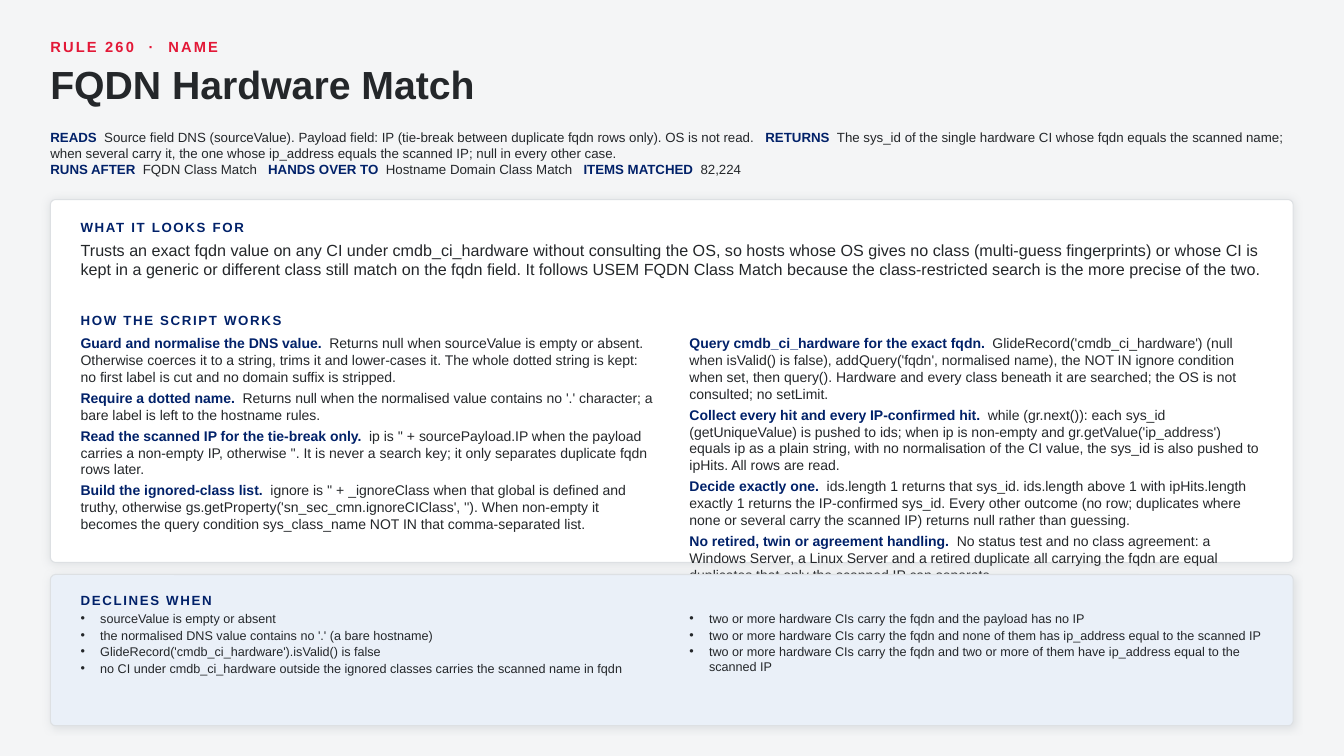
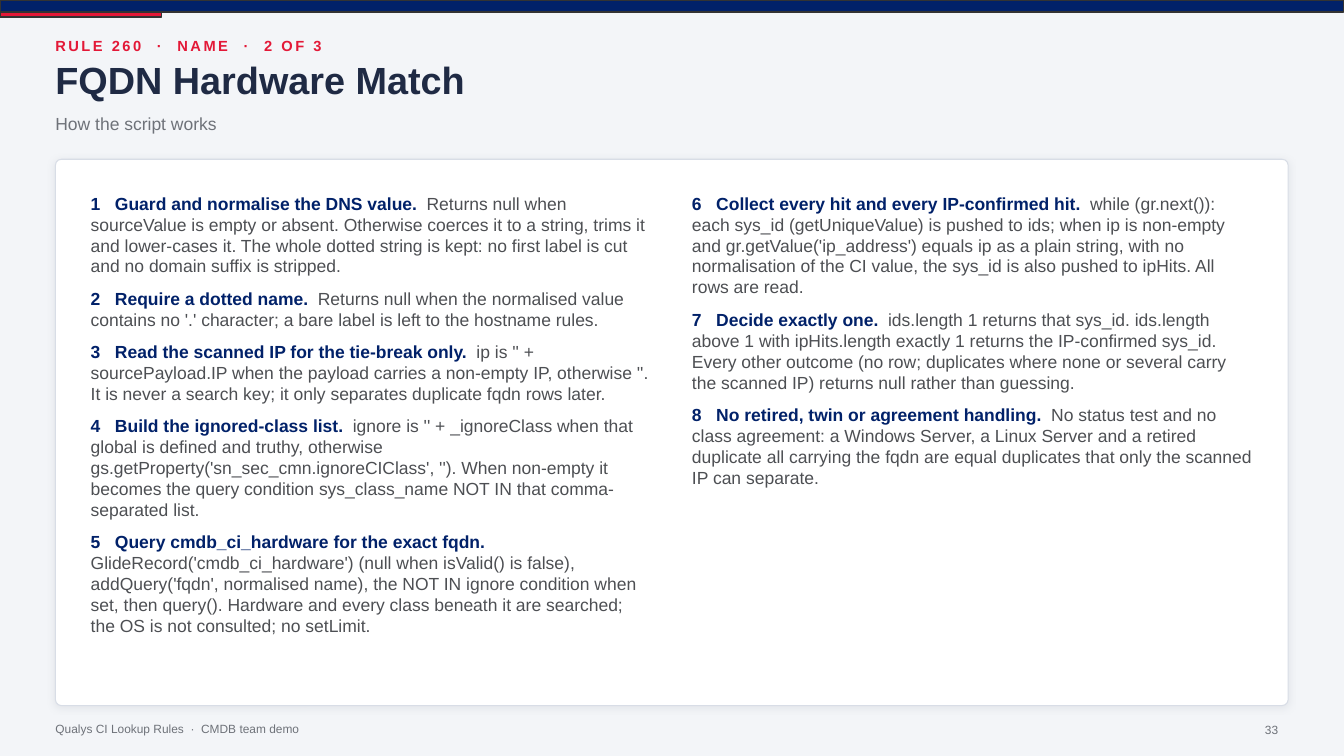
Before and after one commit to singhmihir/py, a slide deck: slide 33 of stories/qualys-ci-lookup-rules/Qualys CI Lookup Rules - CMDB Team Demo.pptx (slide 21 before the commit). Drawn at 1344x756 pixels with LibreOffice and Linux fonts; fonts in the diff are those of the drawing. Boxes give left, top, right and bottom in pixels: in the first picture for what was removed or moved away, otherwise in the second. Text is boxed around its words. In the diff, an @@ line names an element or a change of style, - is before the commit and + after.

```diff
--- a/stories/qualys-ci-lookup-rules/Qualys CI Lookup Rules - CMDB Team Demo.pptx
+++ b/stories/qualys-ci-lookup-rules/Qualys CI Lookup Rules - CMDB Team Demo.pptx
@@ background #F4F5F6 to #F3F5F8 @@
@@ rectangle added at [0,0,1344,12], fill #012169, outline #333333 1 pt @@
@@ rectangle added at [0,12,161,17], fill #E31837, outline #333333 1 pt @@
@@ text "FQDN Hardware Match" at [55,66,465,101]: size 28 to 27 pt, text colour #24272A to #1F2A44 @@
@@ text at [55,40,321,51]: text changed @@
-RULE 260 · NAME
+RULE 260 · NAME · 2 OF 3
@@ text at [55,117,217,134]: text changed; size 9.5 to 12.5 pt; text colour #012169 to #6E7279; bold off @@
-HOW THE SCRIPT WORKS
+How the script works
@@ text "How the script works" at [55,117,217,134]: vertical alignment middle to top @@
@@ text removed at [50,132,1283,177] @@
-READS Source field DNS (sourceValue). Payload field: IP (tie-break between duplicate fqdn rows only). OS is not read. RETURNS The sys_id of the single hardware CI whose fqdn equals the scanned name; when several carry it, the one whose ip_address equals the scanned IP; null in every other case.
-RUNS AFTER FQDN Class Match HANDS OVER TO Hostname Domain Class Match ITEMS MATCHED 82,224
@@ rounded rectangle: place and size @@
-rounded rectangle at [50,200,1294,563]
+rounded rectangle at [55,159,1289,706]
@@ rounded rectangle at [55,159,1289,706]: outline #DDE0E3 0.75 pt to #D8DDE6 0.75 pt; shadow changed; proportions changed @@
@@ text at [91,197,645,634]: text changed; size 10 to 12.5 pt; text colour #24272A to #4D4F53 @@
-• Guard and normalise the DNS value. Returns null when sourceValue is empty or absent. Otherwise coerces it to a string, trims it and lower-cases it. The whole dotted string is kept: no first label is cut and no domain suffix is stripped.
-• Require a dotted name. Returns null when the normalised value contains no '.' character; a bare label is left to the hostname rules.
-• Read the scanned IP for the tie-break only. ip is '' + sourcePayload.IP when the payload carries a non-empty IP, otherwise ''. It is never a search key; it only separates duplicate fqdn rows later.
-• Build the ignored-class list. ignore is '' + _ignoreClass when that global is defined and truthy, otherwise gs.getProperty('sn_sec_cmn.ignoreCIClass', ''). When non-empty it becomes the query condition sys_class_name NOT IN that comma-separated list.
+1 Guard and normalise the DNS value. Returns null when sourceValue is empty or absent. Otherwise coerces it to a string, trims it and lower-cases it. The whole dotted string is kept: no first label is cut and no domain suffix is stripped.
+2 Require a dotted name. Returns null when the normalised value contains no '.' character; a bare label is left to the hostname rules.
+3 Read the scanned IP for the tie-break only. ip is '' + sourcePayload.IP when the payload carries a non-empty IP, otherwise ''. It is never a search key; it only separates duplicate fqdn rows later.
+4 Build the ignored-class list. ignore is '' + _ignoreClass when that global is defined and truthy, otherwise gs.getProperty('sn_sec_cmn.ignoreCIClass', ''). When non-empty it becomes the query condition sys_class_name NOT IN that comma-separated list.
+5 Query cmdb_ci_hardware for the exact fqdn. GlideRecord('cmdb_ci_hardware') (null when isValid() is false), addQuery('fqdn', normalised name), the NOT IN ignore condition when set, then query(). Hardware and every class beneath it are searched; the OS is not consulted; no setLimit.
@@ text at [692,197,1252,488]: text changed; size 10 to 12.5 pt; text colour #24272A to #4D4F53 @@
-• Query cmdb_ci_hardware for the exact fqdn. GlideRecord('cmdb_ci_hardware') (null when isValid() is false), addQuery('fqdn', normalised name), the NOT IN ignore condition when set, then query(). Hardware and every class beneath it are searched; the OS is not consulted; no setLimit.
-• Collect every hit and every IP-confirmed hit. while (gr.next()): each sys_id (getUniqueValue) is pushed to ids; when ip is non-empty and gr.getValue('ip_address') equals ip as a plain string, with no normalisation of the CI value, the sys_id is also pushed to ipHits. All rows are read.
-• Decide exactly one. ids.length 1 returns that sys_id. ids.length above 1 with ipHits.length exactly 1 returns the IP-confirmed sys_id. Every other outcome (no row; duplicates where none or several carry the scanned IP) returns null rather than guessing.
-• No retired, twin or agreement handling. No status test and no class agreement: a Windows Server, a Linux Server and a retired duplicate all carrying the fqdn are equal duplicates that only the scanned IP can separate.
+6 Collect every hit and every IP-confirmed hit. while (gr.next()): each sys_id (getUniqueValue) is pushed to ids; when ip is non-empty and gr.getValue('ip_address') equals ip as a plain string, with no normalisation of the CI value, the sys_id is also pushed to ipHits. All rows are read.
+7 Decide exactly one. ids.length 1 returns that sys_id. ids.length above 1 with ipHits.length exactly 1 returns the IP-confirmed sys_id. Every other outcome (no row; duplicates where none or several carry the scanned IP) returns null rather than guessing.
+8 No retired, twin or agreement handling. No status test and no class agreement: a Windows Server, a Linux Server and a retired duplicate all carrying the fqdn are equal duplicates that only the scanned IP can separate.
@@ text removed at [81,214,1291,240] @@
-WHAT IT LOOKS FOR
@@ text removed at [81,244,1261,279] @@
-Trusts an exact fqdn value on any CI under cmdb_ci_hardware without consulting the OS, so hosts whose OS gives no class (multi-guess fingerprints) or whose CI is kept in a generic or different class still match on the fqdn field. It follows USEM FQDN Class Match because the class-restricted search is the more precise of the two.
@@ rounded rectangle removed at [50,575,1294,726] @@
@@ text removed at [81,595,212,605] @@
-DECLINES WHEN
@@ text removed at [100,614,622,676] @@
-• sourceValue is empty or absent
-• the normalised DNS value contains no '.' (a bare hostname)
-• GlideRecord('cmdb_ci_hardware').isValid() is false
-• no CI under cmdb_ci_hardware outside the ignored classes carries the scanned name in fqdn
@@ text removed at [709,614,1261,671] @@
-• two or more hardware CIs carry the fqdn and the payload has no IP
-• two or more hardware CIs carry the fqdn and none of them has ip_address equal to the scanned IP
-• two or more hardware CIs carry the fqdn and two or more of them have ip_address equal to the scanned IP
@@ text added at [55,724,299,736], 8.5 pt, text #6E7279 @@
+Qualys CI Lookup Rules · CMDB team demo
@@ page number added at [1265,726,1278,734], 8.5 pt, text #6E7279 @@
+33
```
Also in this commit, not shown: 85 other slides changed, 48 slides added, 3 other files.
